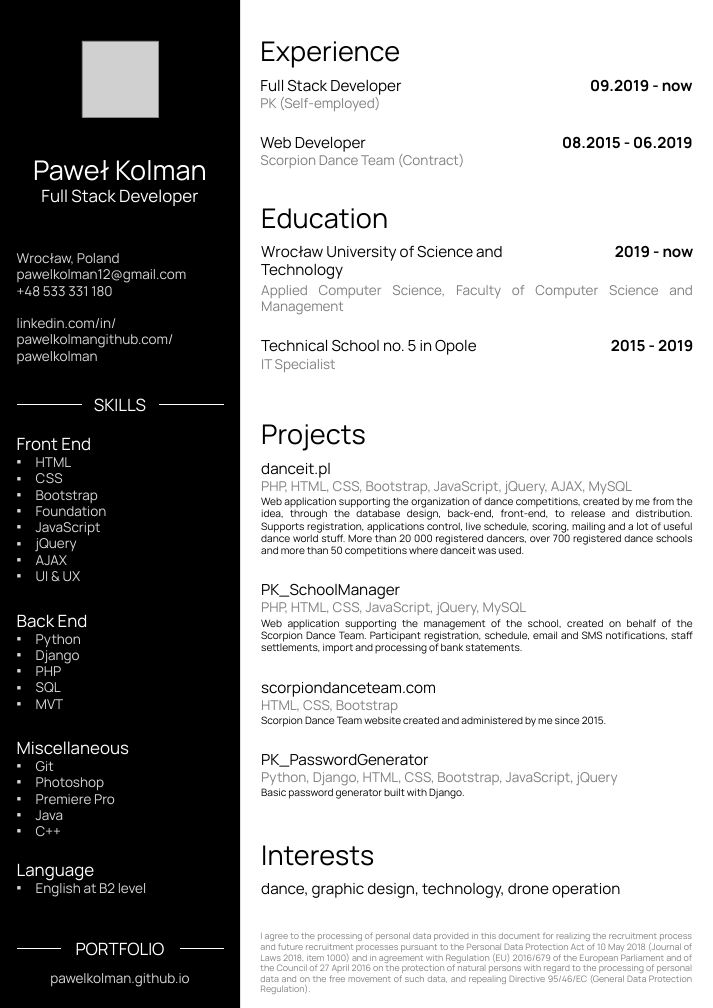
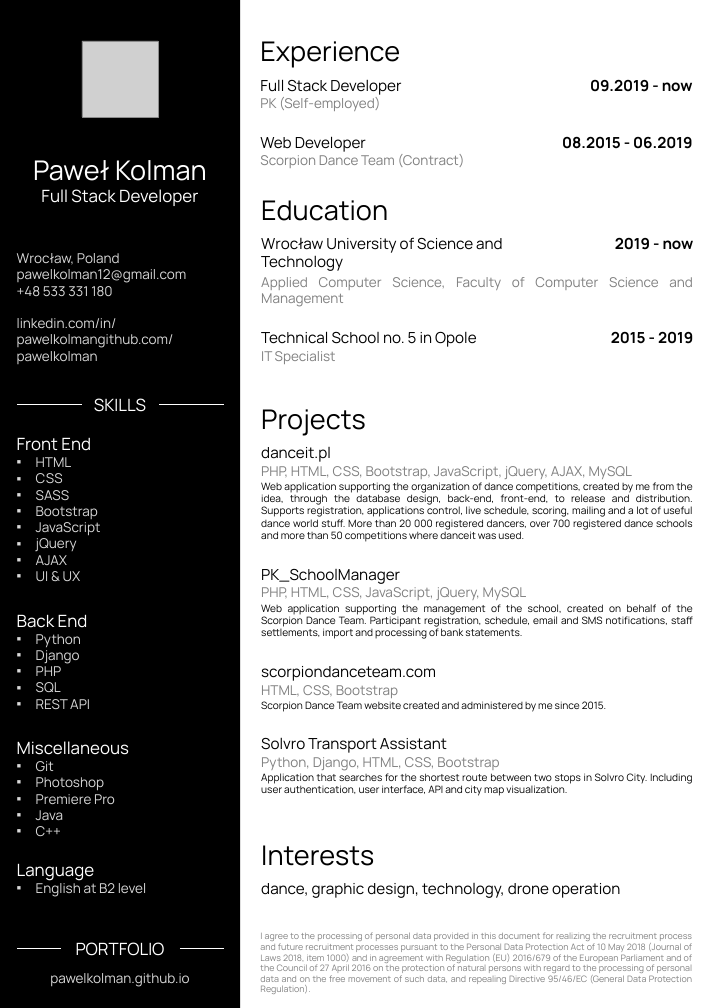
Before and after one commit to pawelkolman/pawelkolman.github.io, a slide deck: slide 1 of assets/ppt/PK_CV.pptx. Drawn at 713x1008 pixels with LibreOffice and Linux fonts; fonts in the diff are those of the drawing; grey boxes stand for pictures. Boxes give left, top, right and bottom in pixels: in the first picture for what was removed or moved away, otherwise in the second. Text is boxed around its words. In the diff, an @@ line names an element or a change of style, - is before the commit and + after.

```diff
--- a/assets/ppt/PK_CV.pptx
+++ b/assets/ppt/PK_CV.pptx
@@ 7 texts: place and size @@
-7 texts at [261, 208, 694, 372]
+7 texts at [261, 200, 694, 364]
@@ text at [36, 490, 69, 500]: paragraph added @@
+▪ SASS
@@ text at [36, 506, 107, 516]: paragraph removed @@
-▪ Foundation
@@ text at [36, 699, 90, 709]: text changed @@
-▪ MVT
+▪ REST API
@@ 10 texts: place and size @@
-10 texts at [261, 424, 693, 727]
+10 texts at [261, 409, 693, 712]
@@ text at [261, 737, 447, 753]: text changed @@
-PK_PasswordGenerator
+Solvro Transport Assistant
@@ text at [261, 757, 499, 771]: text changed @@
-Python, Django, HTML, CSS, Bootstrap, JavaScript, jQuery
+Python, Django, HTML, CSS, Bootstrap
@@ text at [261, 773, 693, 796]: text changed @@
-Basic password generator built with Django.
+Application that searches for the shortest route between two stops in Solvro City. Including user authentication, user interface, API and city map visualization.
```
Also in this commit, not shown: 2 other files.
